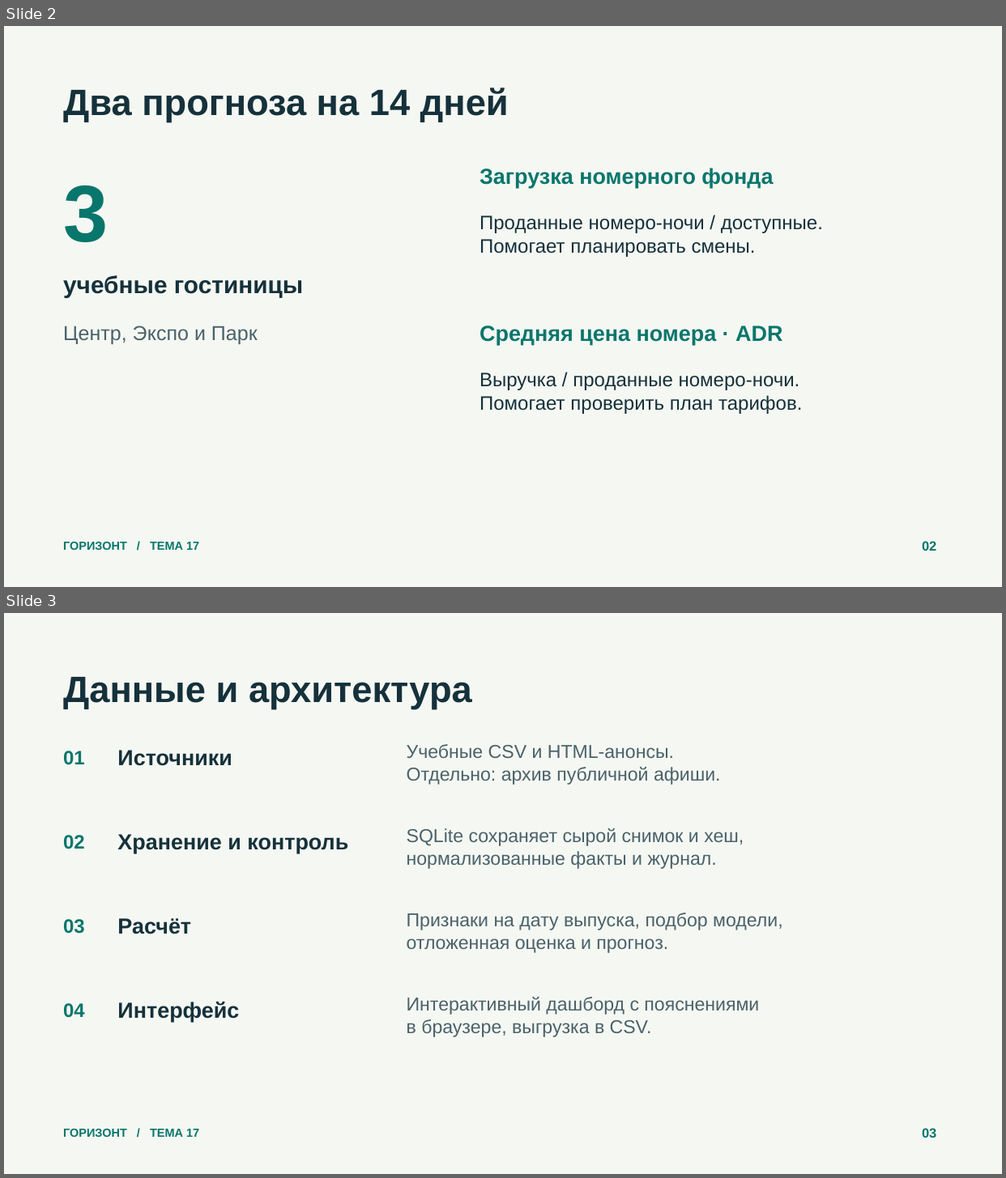
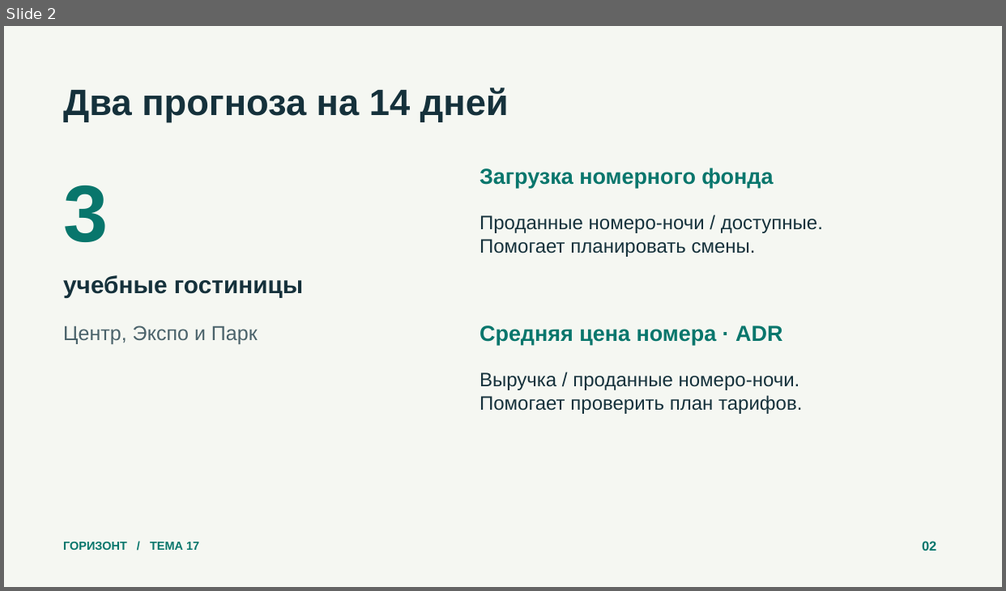
Before and after one commit to ReliqU/HotelForecast, a slide deck: deliverables/Презентация.pptx. Shown one above the other, each under a label of ours: slides 2 and 3 before the commit, slide 2 after it. The pictures are 1006x1178 and 1006x591 pixels, drawn with LibreOffice and Linux fonts; fonts in the diff are those of the drawing. Boxes give left, top, right and bottom in pixels: in the first picture for what was removed or moved away, otherwise in the second. Text is boxed around its words. In the diff, an @@ line names an element or a change of style, - is before the commit and + after.

```diff
--- a/deliverables/Презентация.pptx
+++ b/deliverables/Презентация.pptx
@@ slide 3 removed at box(4, 613, 1002, 1174), background #F5F7F2 @@
@@ text removed at box(63, 677, 472, 709) @@
-Данные и архитектура
@@ text removed at box(63, 751, 85, 765) @@
-01
@@ text removed at box(117, 750, 232, 766) @@
-Источники
@@ text removed at box(407, 744, 721, 785) @@
-Учебные CSV и HTML-анонсы.
-Отдельно: архив публичной афиши.
@@ text removed at box(407, 828, 744, 869) @@
-SQLite сохраняет сырой снимок и хеш,
-нормализованные факты и журнал.
@@ text removed at box(63, 835, 85, 850) @@
-02
@@ text removed at box(117, 834, 348, 854) @@
-Хранение и контроль
@@ text removed at box(63, 919, 85, 934) @@
-03
@@ text removed at box(117, 918, 191, 935) @@
-Расчёт
@@ text removed at box(407, 913, 783, 953) @@
-Признаки на дату выпуска, подбор модели,
-отложенная оценка и прогноз.
@@ text removed at box(407, 997, 759, 1037) @@
-Интерактивный дашборд с пояснениями
-в браузере, выгрузка в CSV.
@@ text removed at box(63, 1003, 85, 1018) @@
-04
@@ text removed at box(117, 1002, 239, 1022) @@
-Интерфейс
@@ text removed at box(63, 1129, 199, 1137) @@
-ГОРИЗОНТ / ТЕМА 17
@@ text removed at box(922, 1128, 936, 1138) @@
-03
```
Also in this commit, not shown: 2 slides changed, 4 slides added, 1 other slide removed, 25 other files.
